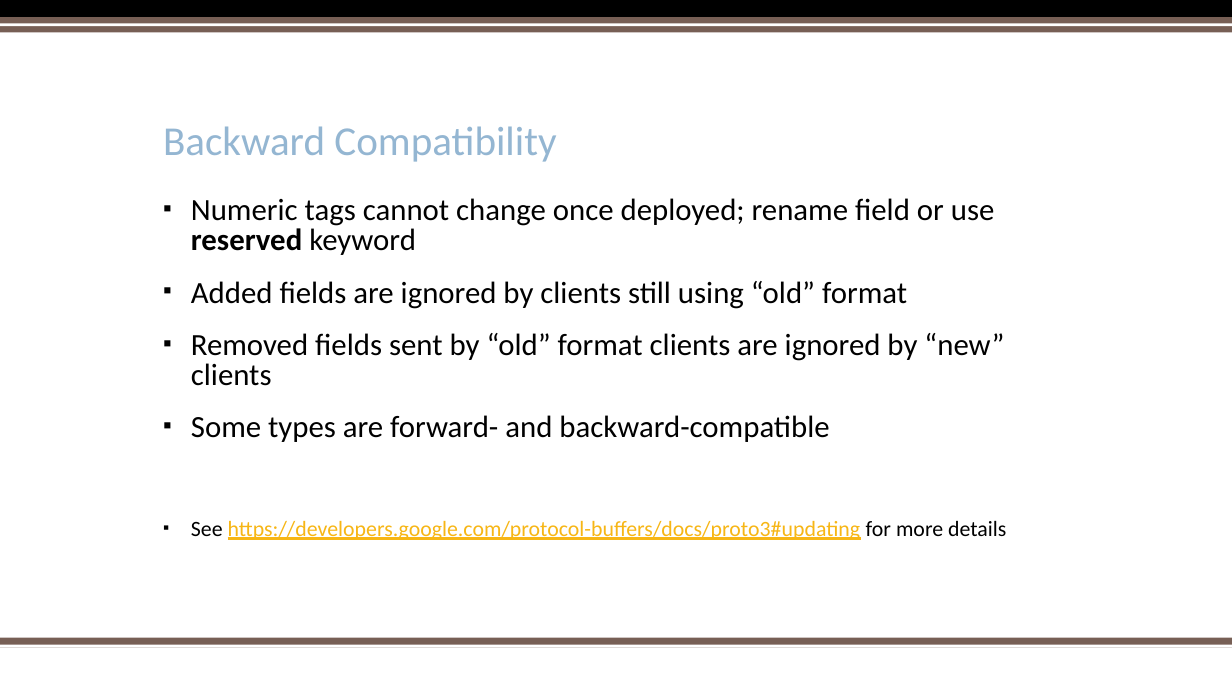
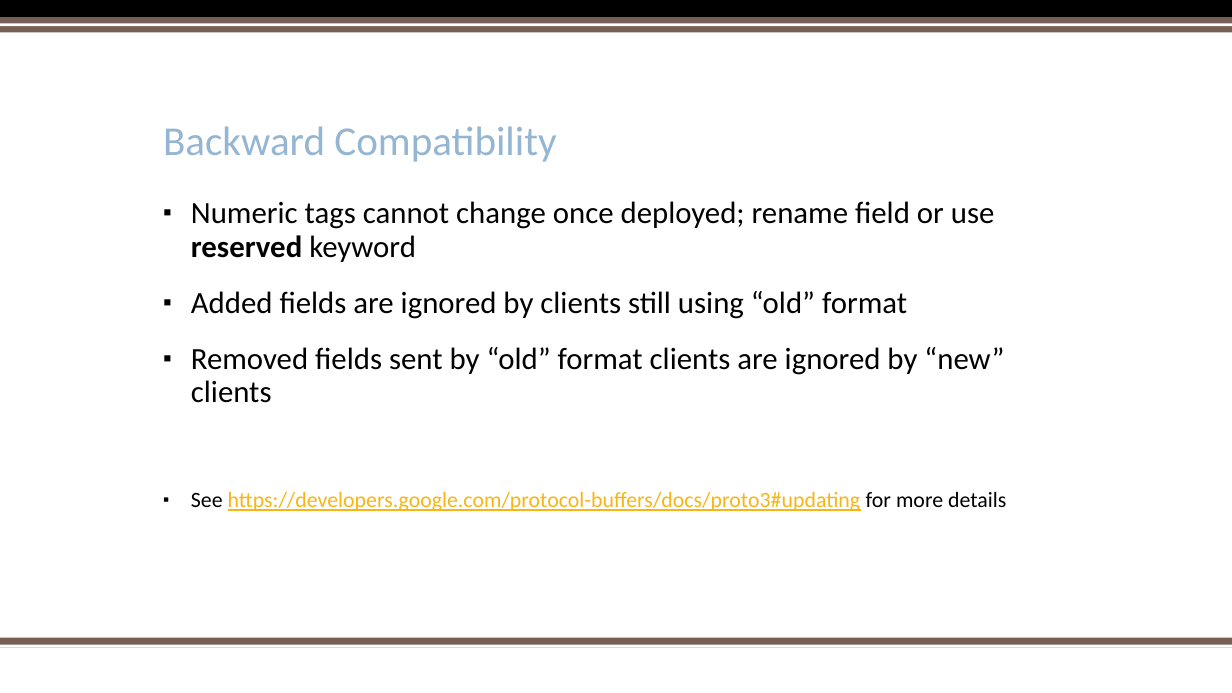
Before and after one commit to kerchen/PyOhioProtobuf, a slide deck: slide 20 of PythonProtobufPyOhio2017.pptx (slide 14 before the commit). Drawn at 1232x693 pixels with LibreOffice and Linux fonts; fonts in the diff are those of the drawing; background and template pictures are left out. Boxes give left, top, right and bottom in pixels: in the first picture for what was removed or moved away, otherwise in the second. Text is boxed around its words. In the diff, an @@ line names an element or a change of style, - is before the commit and + after.

```diff
--- a/PythonProtobufPyOhio2017.pptx
+++ b/PythonProtobufPyOhio2017.pptx
@@ text "Numeric tags cannot change once ..." at (191,201,1006,511): line spacing 0.8 to 0.9 @@
@@ text at (191,415,829,442): paragraph removed @@
-▪ Some types are forward- and backward-compatible
```
Also in this commit, not shown: 4 other slides changed, 6 slides added.
